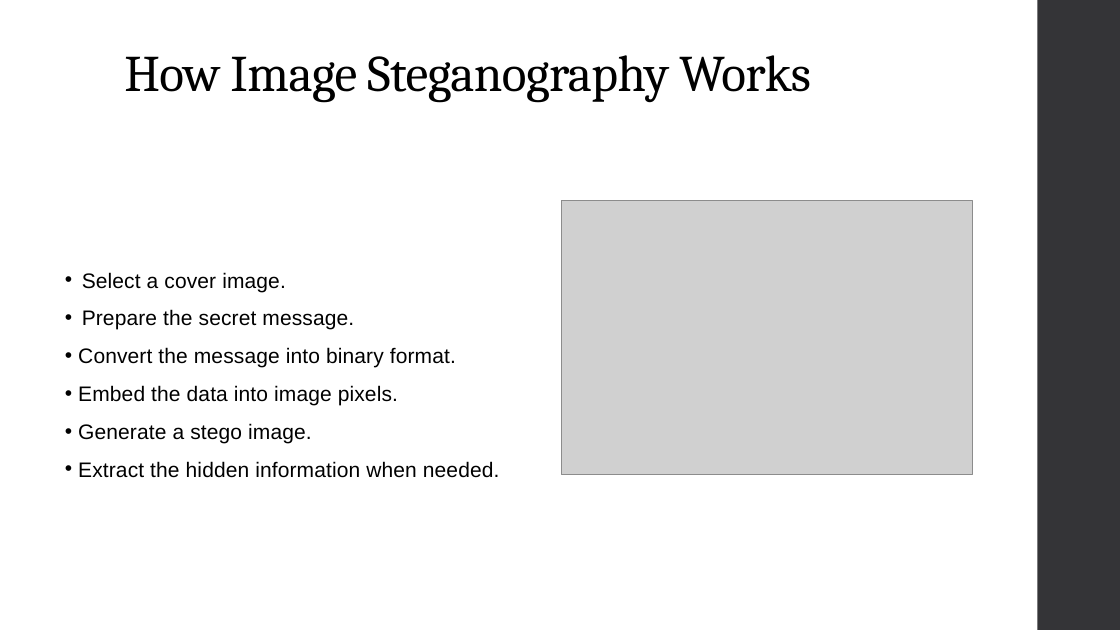
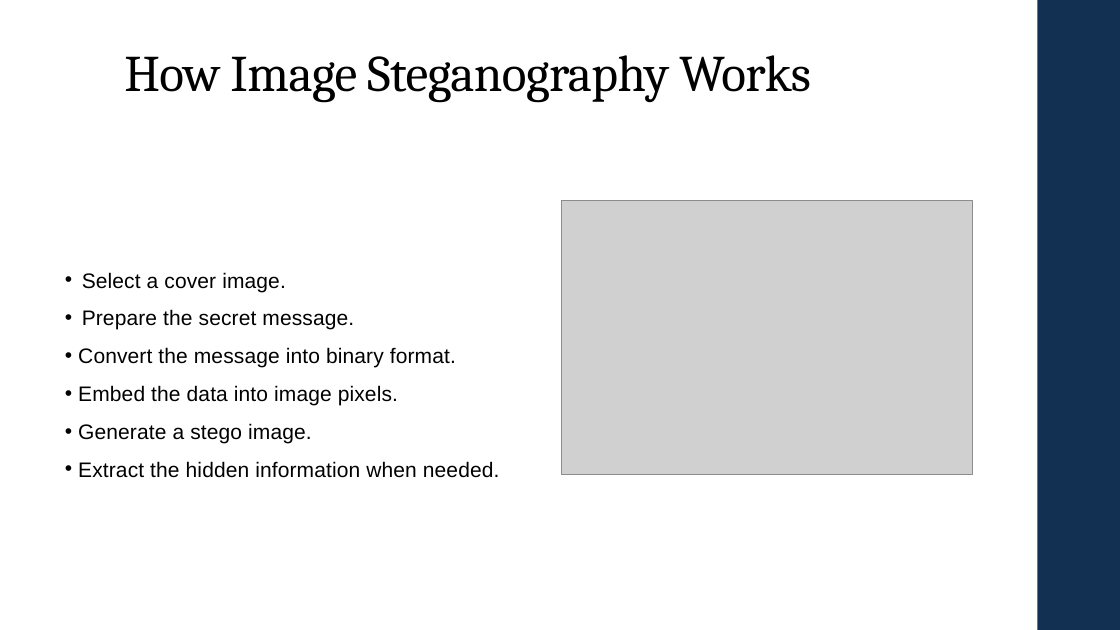
Before and after one commit to shima3021/CEP146-Project1, a slide deck: slide 5 of steganographySlides.pptx. Drawn at 1120x630 pixels with LibreOffice and Linux fonts; fonts in the diff are those of the drawing; grey boxes stand for pictures. Boxes give left, top, right and bottom in pixels: in the first picture for what was removed or moved away, otherwise in the second. Text is boxed around its words. In the diff, an @@ line names an element or a change of style, - is before the commit and + after.

Commit message:
Changing the slides color tone

```diff
--- a/steganographySlides.pptx
+++ b/steganographySlides.pptx
@@ rectangle at <box>1038,0,1120,630</box>: fill #353537 to #113052 @@
```
Also in this commit, not shown: 4 other slides changed.
